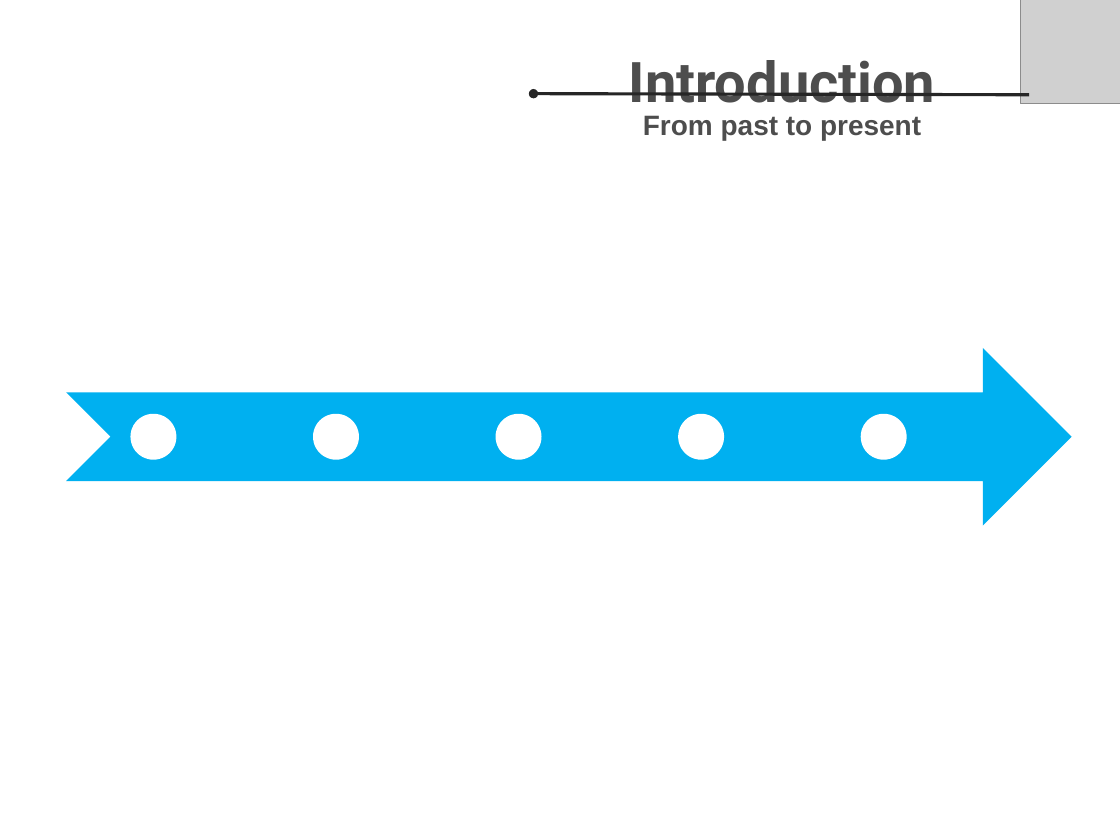
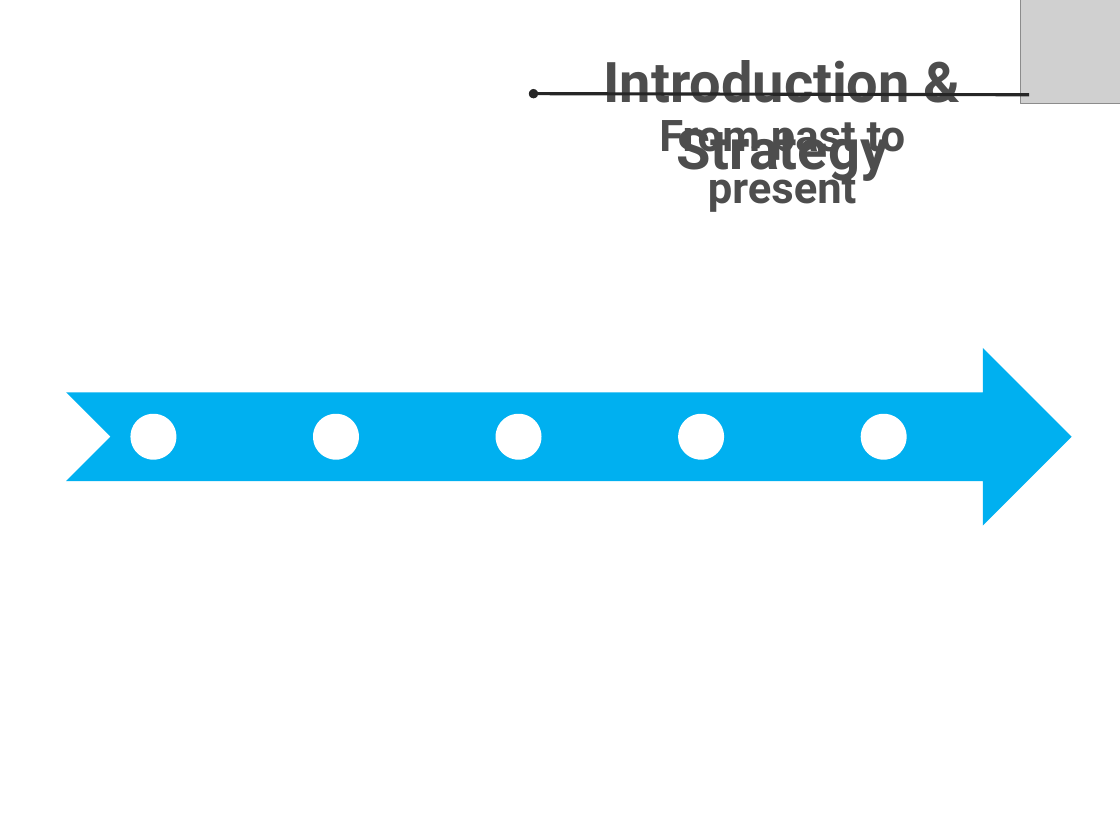
Before and after one commit to TS-FinalProjectIt4-60AtCPC/recommended_system, a slide deck: slide 4 of document/บทที่ 1/บทที่ 1.pptx. Drawn at 1120x840 pixels with LibreOffice and Linux fonts; fonts in the diff are those of the drawing; grey boxes stand for pictures; background and template pictures are left out. Boxes give left, top, right and bottom in pixels: in the first picture for what was removed or moved away, otherwise in the second. Text is boxed around its words. In the diff, an @@ line names an element or a change of style, - is before the commit and + after.

Commit message:
version 0.0.2

```diff
--- a/document/บทที่ 1/บทที่ 1.pptx
+++ b/document/บทที่ 1/บทที่ 1.pptx
@@ text at [604, 60, 910, 183]: text changed @@
-Introduction
+Introduction & Strategy
@@ text "From past to present" at [659, 120, 906, 212]: size 18 to 28 pt, font Arial to Roboto @@
```
Also in this commit, not shown: 3 other slides changed.
